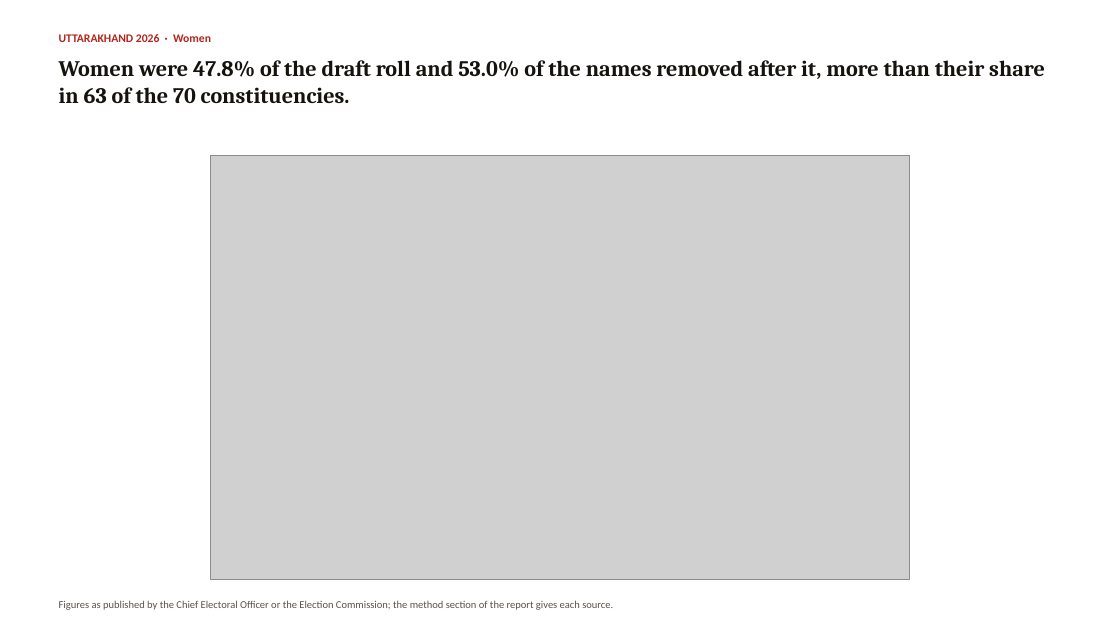
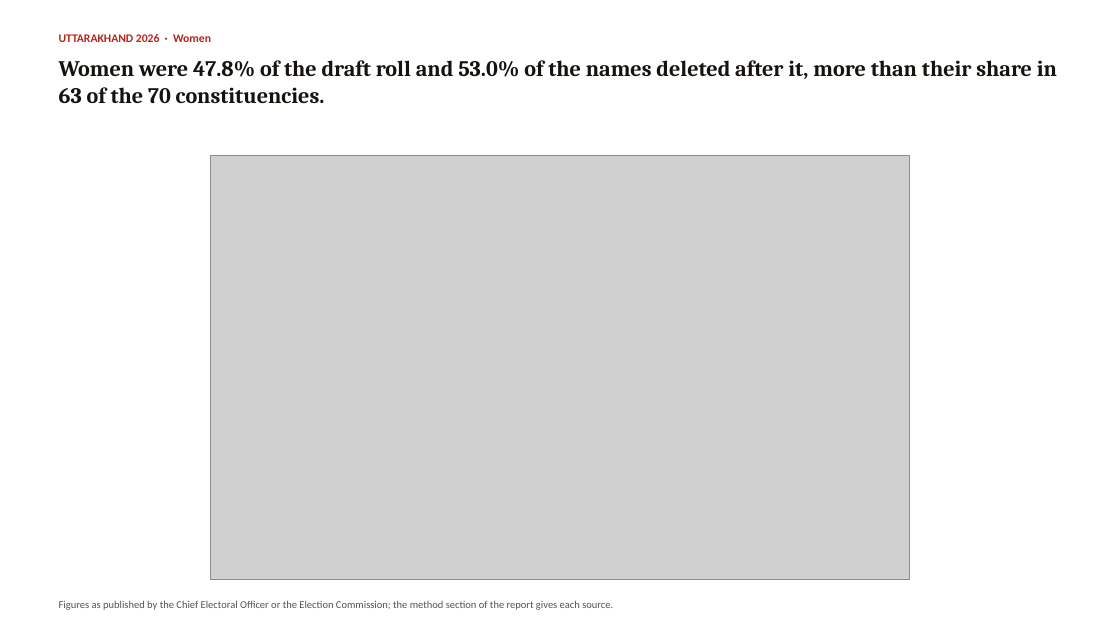
Before and after one commit to Varnasr/INDIA-DATA, a slide deck: slide 8 of reports/uttarakhand-sir-2026-deck.pptx. Drawn at 1120x630 pixels with LibreOffice and Linux fonts; fonts in the diff are those of the drawing; grey boxes stand for pictures. Boxes give left, top, right and bottom in pixels: in the first picture for what was removed or moved away, otherwise in the second. Text is boxed around its words. In the diff, an @@ line names an element or a change of style, - is before the commit and + after.

```diff
--- a/reports/uttarakhand-sir-2026-deck.pptx
+++ b/reports/uttarakhand-sir-2026-deck.pptx
@@ text at (x1=59, y1=60, x2=1057, y2=103): text changed @@
-Women were 47.8% of the draft roll and 53.0% of the names removed after it, more than their share in 63 of the 70 constituencies.
+Women were 47.8% of the draft roll and 53.0% of the names deleted after it, more than their share in 63 of the 70 constituencies.
```
Also in this commit, not shown: 4 other slides changed, 5 other files.
